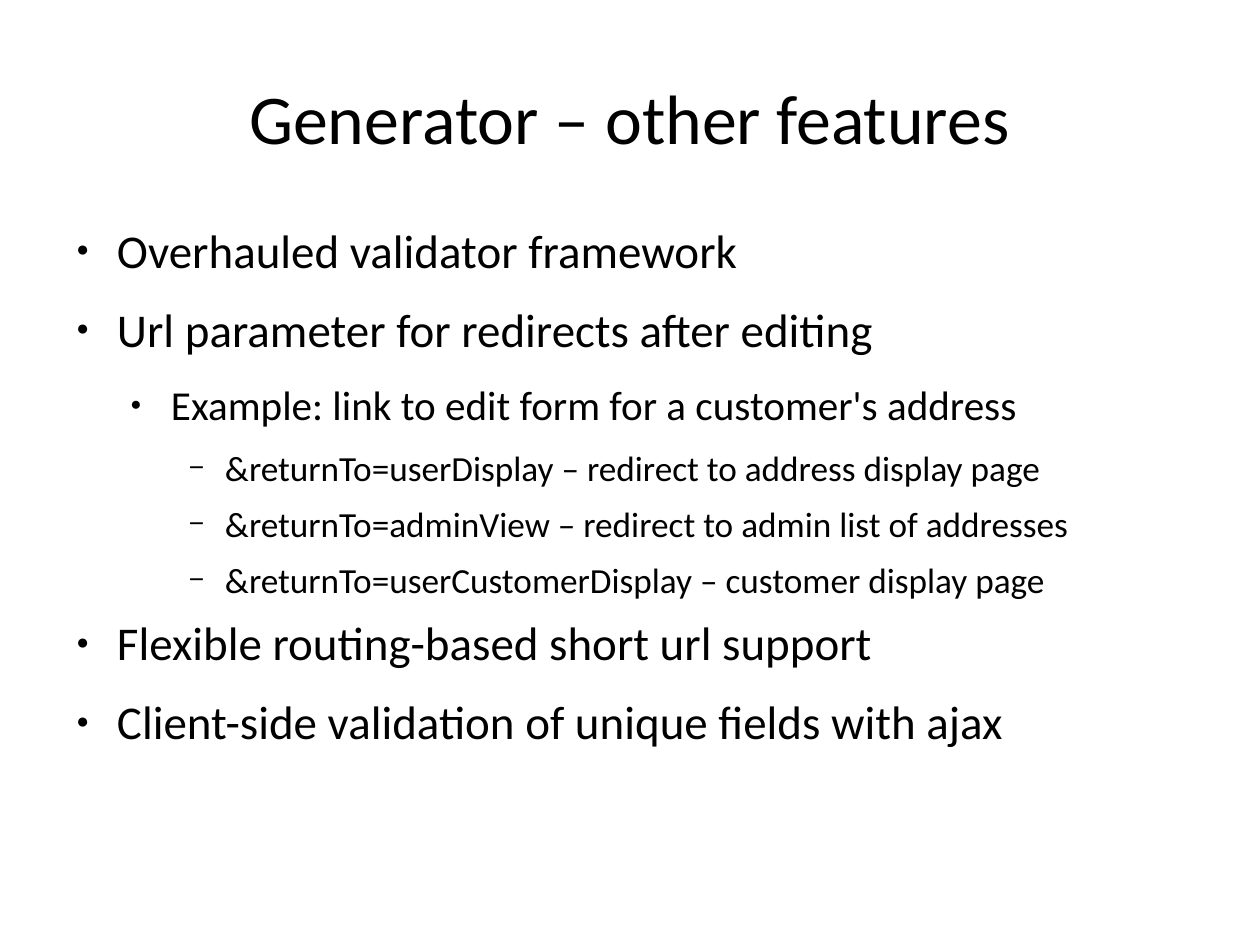
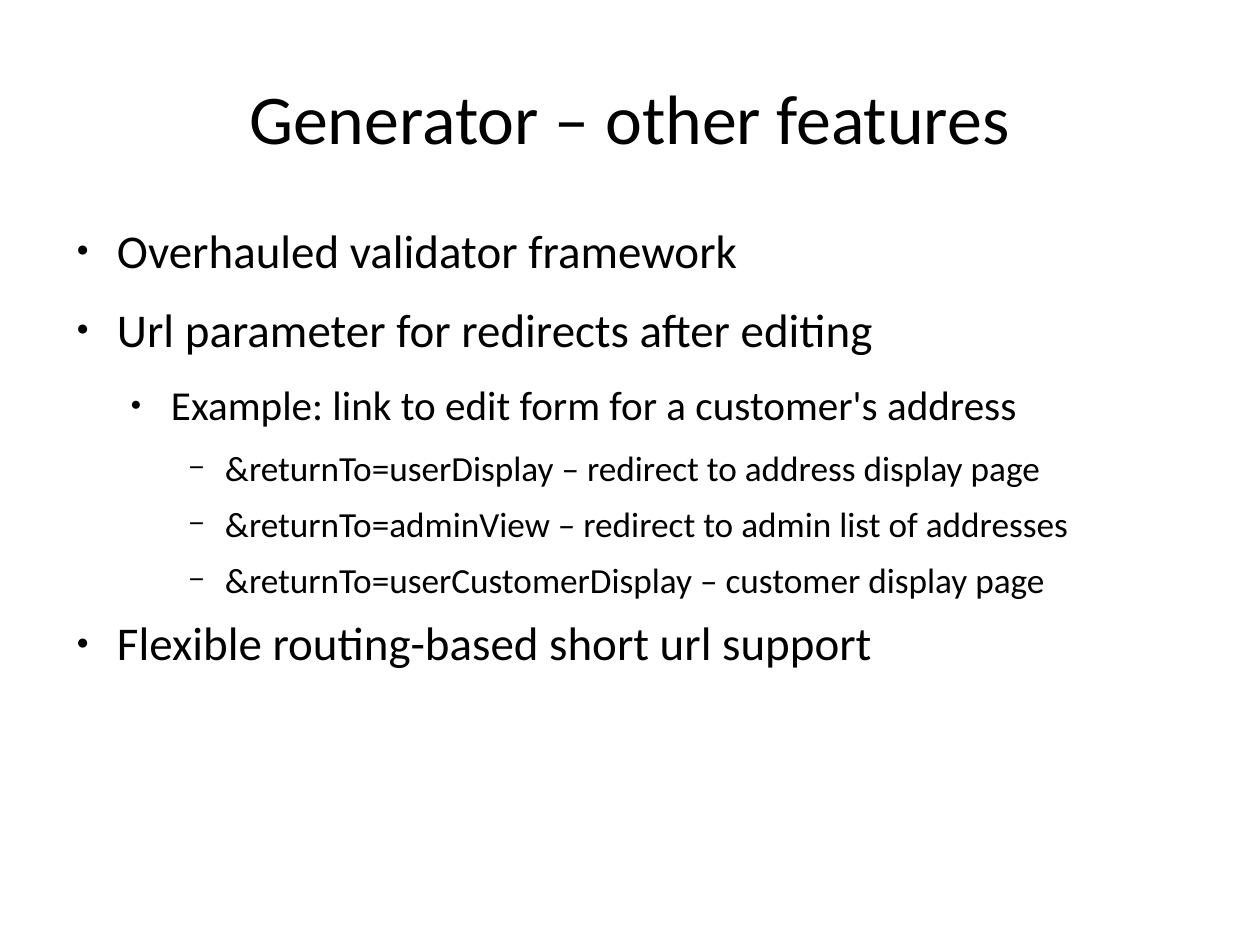
Before and after one commit to Guite/MostHelp, a slide deck: slide 18 of resources/presentations/news_in_most_052/most_052_news_camp_zikula_2011.odp. Drawn at 1260x945 pixels with LibreOffice and Linux fonts; fonts in the diff are those of the drawing; background and template pictures are left out. Boxes give left, top, right and bottom in pixels: in the first picture for what was removed or moved away, otherwise in the second. Text is boxed around its words. In the diff, an @@ line names an element or a change of style, - is before the commit and + after.

```diff
--- a/resources/presentations/news_in_most_052/most_052_news_camp_zikula_2011.odp
+++ b/resources/presentations/news_in_most_052/most_052_news_camp_zikula_2011.odp
@@ text at [117,706,1002,747]: paragraph removed @@
-● Client-side validation of unique fields with ajax
```
Also in this commit, not shown: 2 other slides changed, 7 other files.
